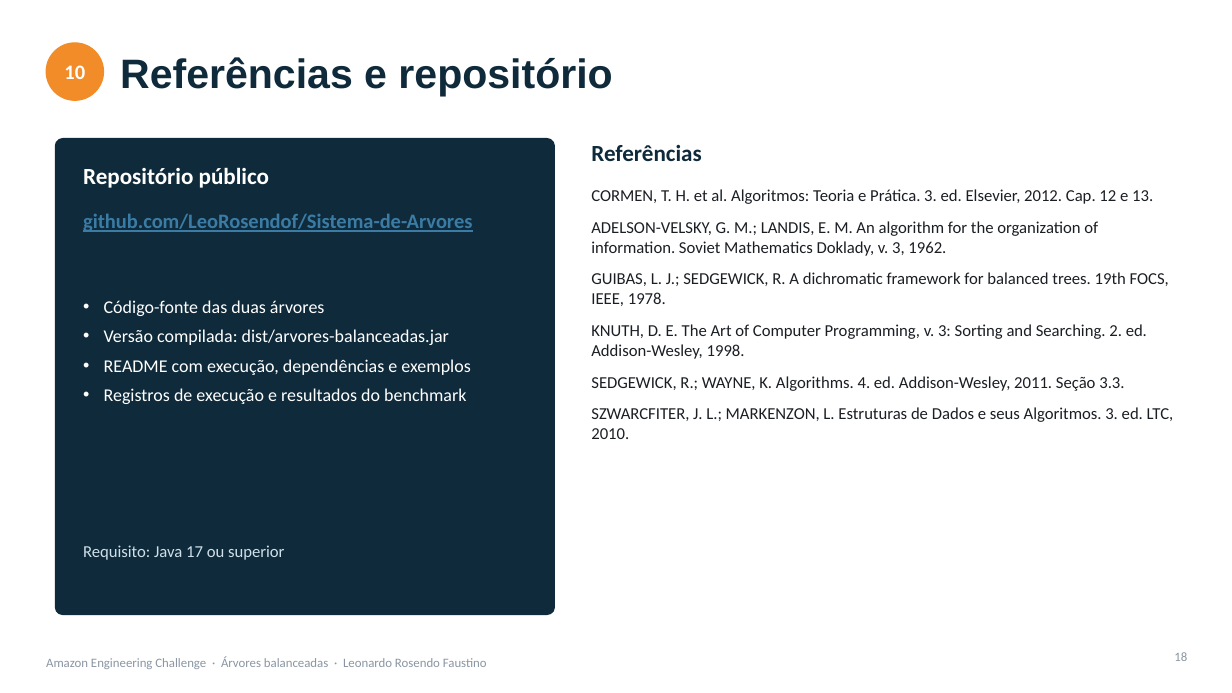
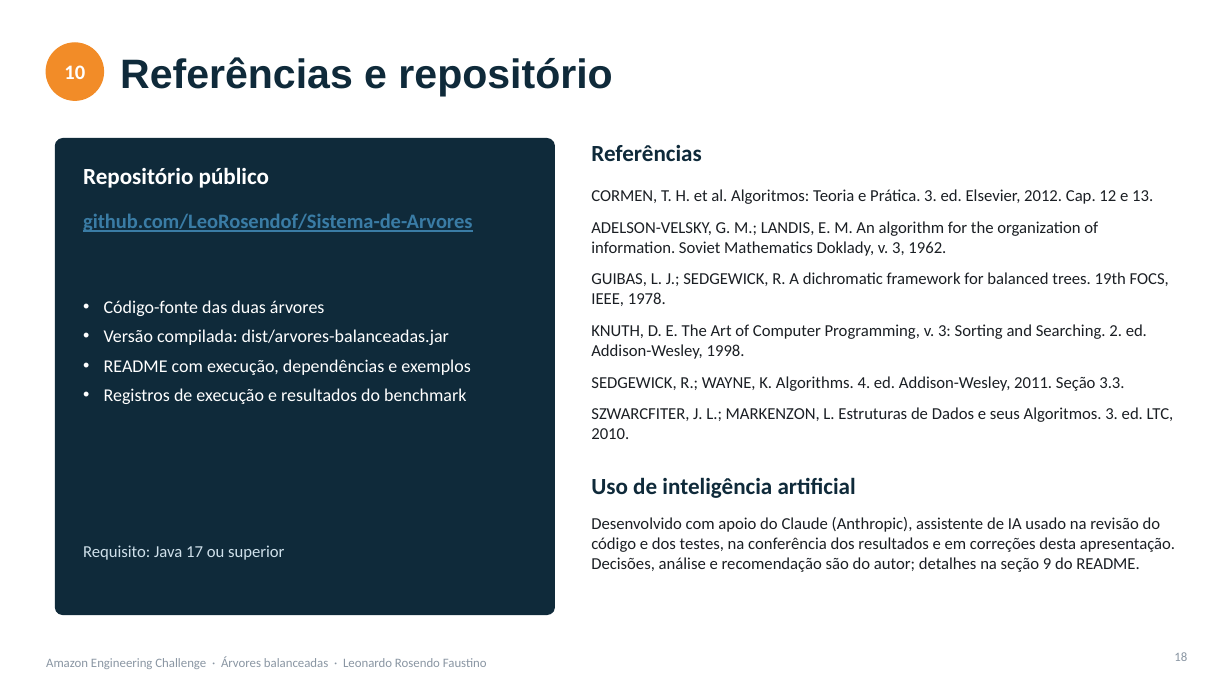
Before and after one commit to LeoRosendof/Sistema-de-Arvores, a slide deck: slide 18 of docs/apresentacao.pptx. Drawn at 1232x693 pixels with LibreOffice and Linux fonts; fonts in the diff are those of the drawing. Boxes give left, top, right and bottom in pixels: in the first picture for what was removed or moved away, otherwise in the second. Text is boxed around its words. In the diff, an @@ line names an element or a change of style, - is before the commit and + after.

```diff
--- a/docs/apresentacao.pptx
+++ b/docs/apresentacao.pptx
@@ text added at (591, 477, 856, 498), 18 pt, text #0F2A3A, bold @@
+Uso de inteligência artificial
@@ text added at (591, 517, 1175, 572), 13 pt, text #1B1F24 @@
+Desenvolvido com apoio do Claude (Anthropic), assistente de IA usado na revisão do código e dos testes, na conferência dos resultados e em correções desta apresentação. Decisões, análise e recomendação são do autor; detalhes na seção 9 do README.
```
Also in this commit, not shown: 1 other file.
